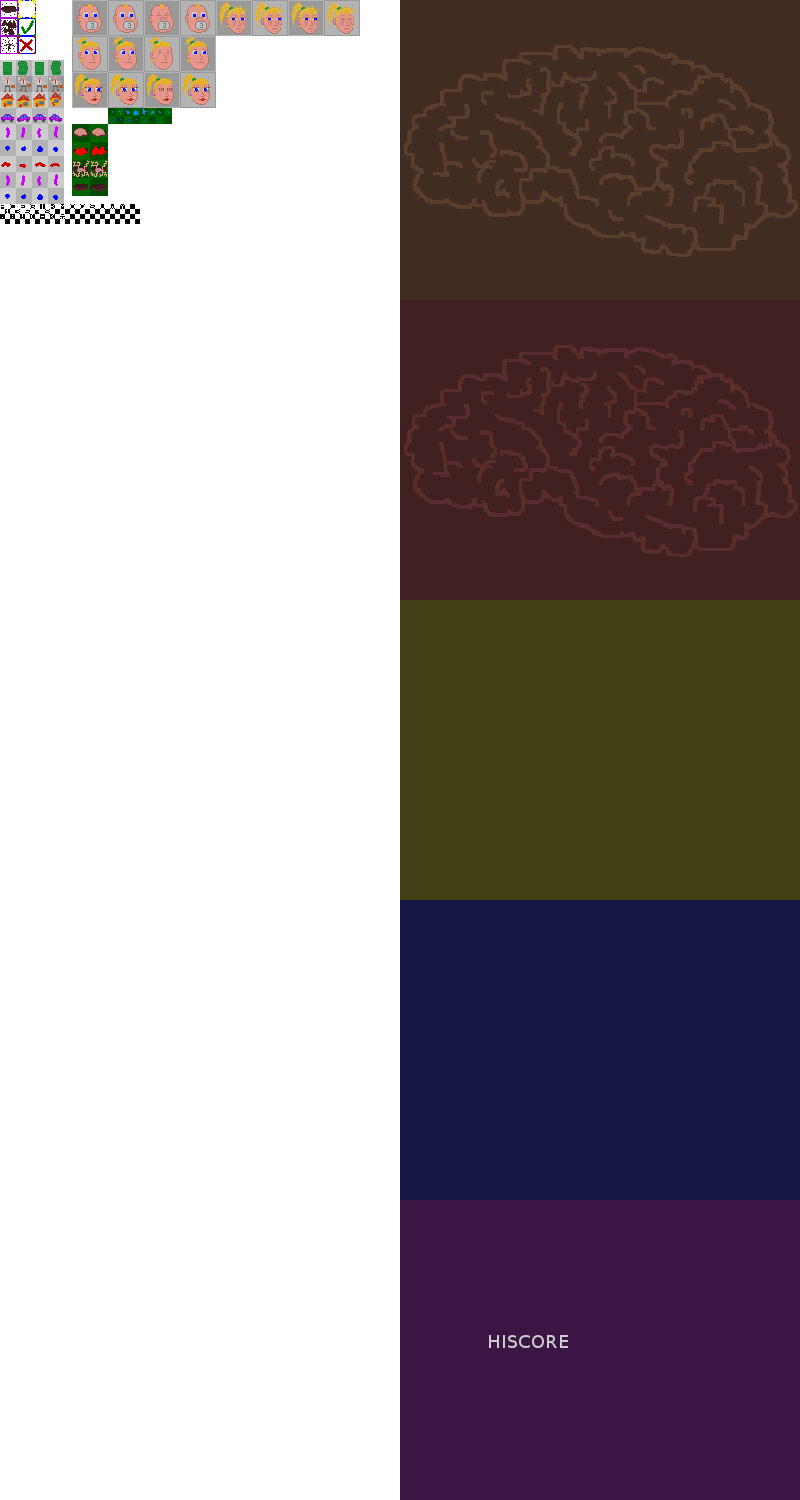
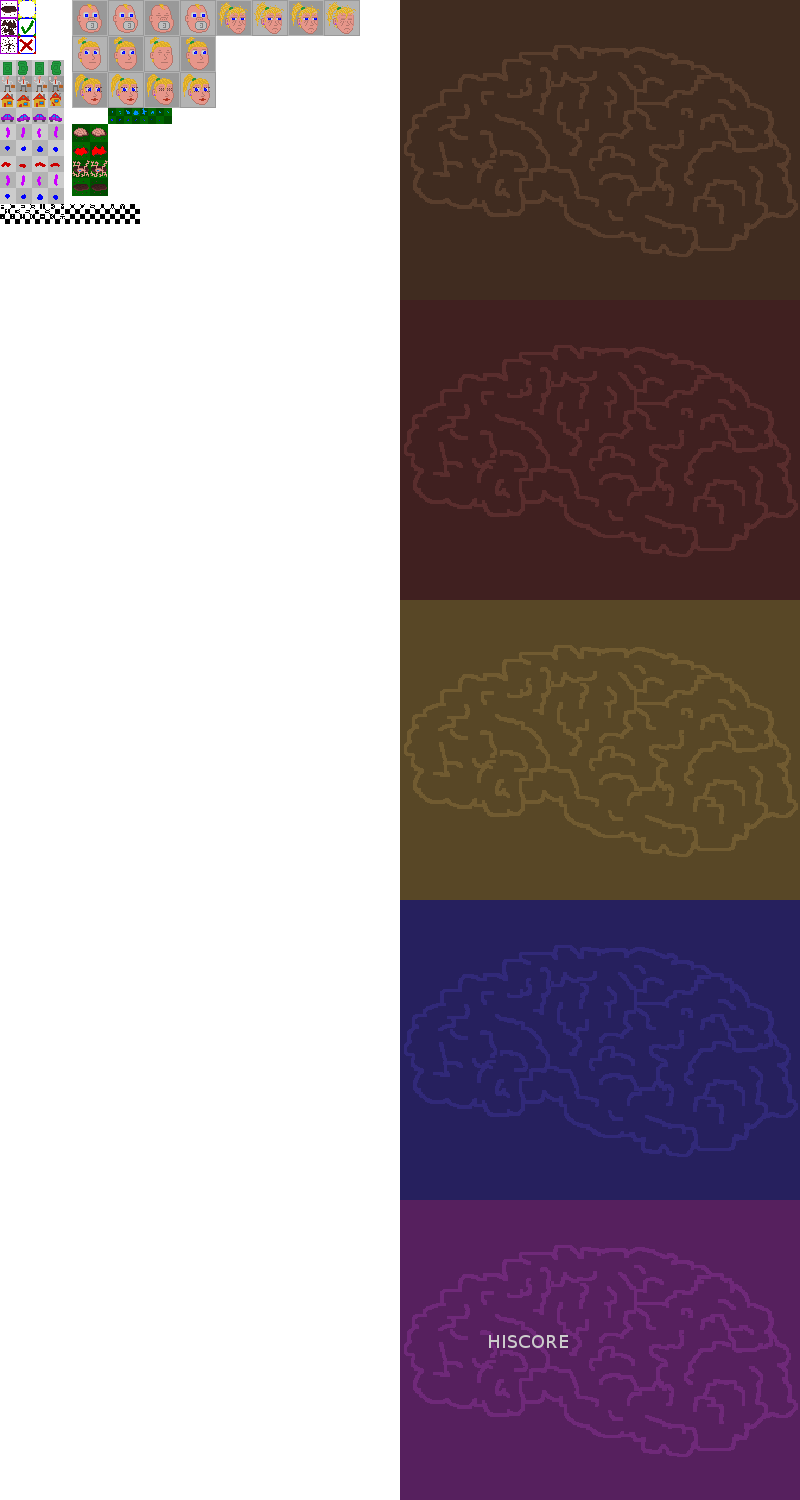
Two versions of the same layered image (800x1500). Layer-by-layer changes:
painted on "gfx" over [400, 600, 800, 1500]
